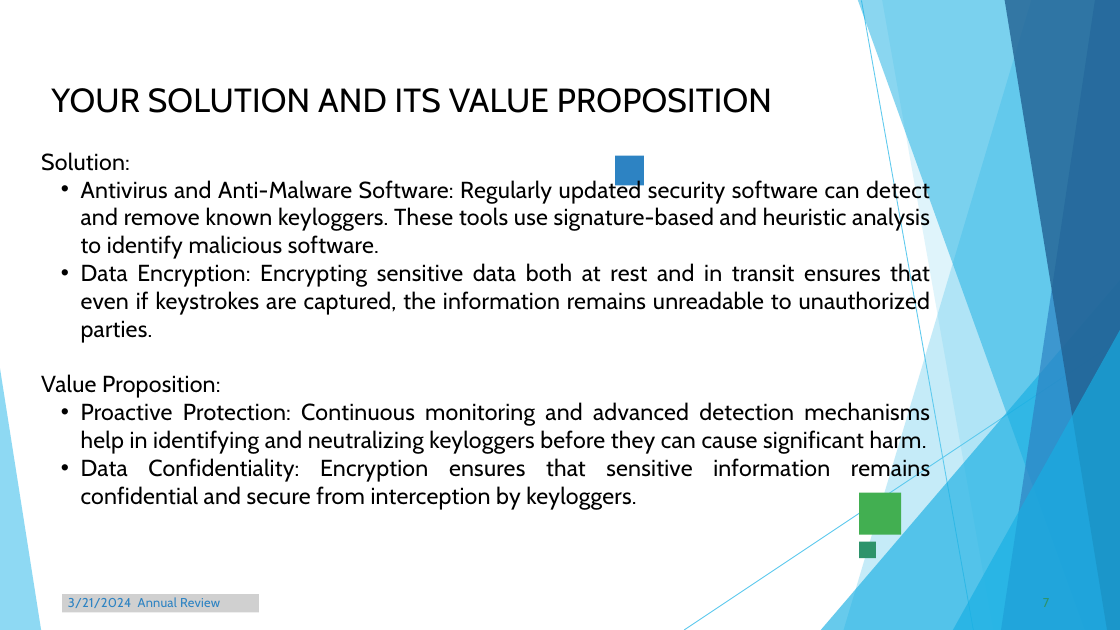
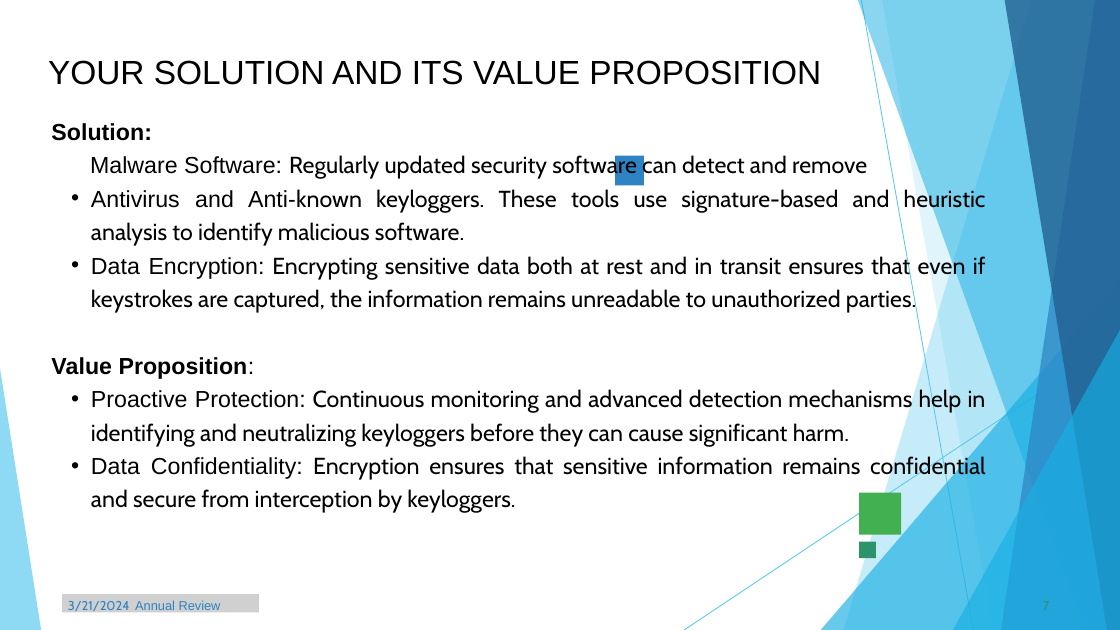
Before and after one commit to aishu-v1717/keylogger, a slide deck: slide 9 of AISH PROJECTs.pptx.pptx. Drawn at 1120x630 pixels with LibreOffice and Linux fonts; fonts in the diff are those of the drawing; grey boxes stand for pictures. Boxes give left, top, right and bottom in pixels: in the first picture for what was removed or moved away, otherwise in the second. Text is boxed around its words. In the diff, an @@ line names an element or a change of style, - is before the commit and + after.

```diff
--- a/AISH PROJECTs.pptx.pptx
+++ b/AISH PROJECTs.pptx.pptx
@@ freeform shape at box(843, 0, 1120, 630): fill #5FCAEE at 36% opacity to #5FCAEE at 35% opacity @@
@@ text "YOUR SOLUTION AND ITS VALUE ...": place and size @@
-text "YOUR SOLUTION AND ITS VALUE ..." at box(51, 88, 772, 113)
+text "YOUR SOLUTION AND ITS VALUE ..." at box(48, 60, 821, 85)
@@ text "YOUR SOLUTION AND ITS VALUE ..." at box(48, 60, 821, 85): font Cabin to Arial, letter spacing 0.3 to 0 pt; line spacing 51.6pt to 1.2 @@
@@ text "Solution:": place and size @@
-text "Solution:" at box(41, 152, 930, 510)
+text "Solution:" at box(51, 123, 986, 513)
@@ text at box(51, 123, 986, 513): font Cabin to Arial in "Solution:", "Data Encryption:", "Value Proposition:", "Proactive Protection:" and 1 more places; letter spacing 0.3 to 0 pt in "Solution:", "Data Encryption: Encrypting sensitive data both at ...", "Value Proposition:", "Proactive Protection: Continuous monitoring and advanced det ..." and 1 more places; bold on in "Solution:", "Value Proposition:"; line spacing 35.8pt to 1.2 @@
@@ text at box(90, 155, 986, 246): text changed @@
-  • Antivirus and Anti-Malware Software: Regularly updated security software can detect and remove known keyloggers. These tools use signature-based and heuristic analysis to identify malicious software.
+Malware Software: Regularly updated security software can detect and remove
+  • Antivirus and Anti-known keyloggers. These tools use signature-based and heuristic analysis to identify malicious software.
@@ text "3/21/2024 Annual Review" at box(68, 600, 221, 614): font Cabin to Arial in "Annual Review"; letter spacing 0.3 to 0 pt; line spacing 19.8pt to 1.2 @@
@@ text "7" at box(1043, 601, 1049, 610): letter spacing 0.1 to 0 pt; line spacing 19.8pt to 1.2 @@
```
Also in this commit, not shown: 16 other slides changed.
